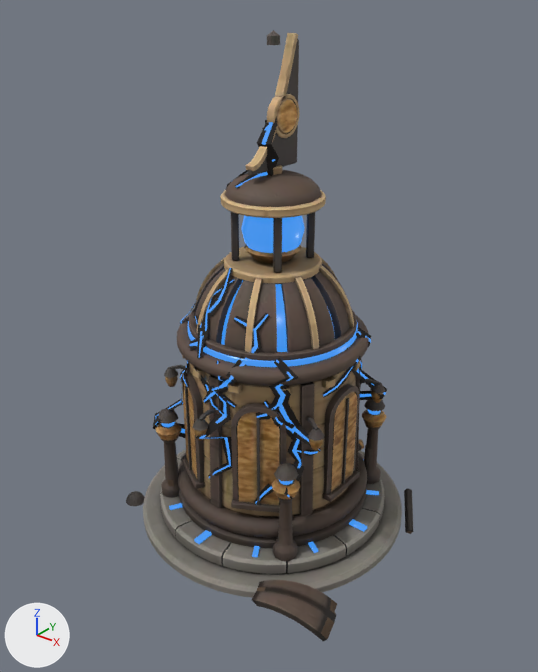
What one commit did to the glTF model games/vale/art/out/units/needle_inner_serenade.glb.
One viewpoint serves both versions: a 50 mm lens placed at (3.95, -5.0, 5.09), pointed at (0.03, -0.09, 2.05). The lights are fixed; the arrows at lower left show +X, +Y and +Z. The first picture is the older version. Where no turn or scale is listed for an object, it has been applied to the vertices. Vertices at exactly the same position are counted once.

The first picture shows 'needle_inner_serenade_base', 'needle_inner_serenade_chip1', 'needle_inner_serenade_chip2', 'needle_inner_serenade_core.001', 'needle_inner_serenade_dmg1', 'needle_inner_serenade_dmg2', 'needle_inner_serenade_glow.001', 'needle_inner_serenade_ruin', 'needle_inner_serenade_upper.001' and 1 more.
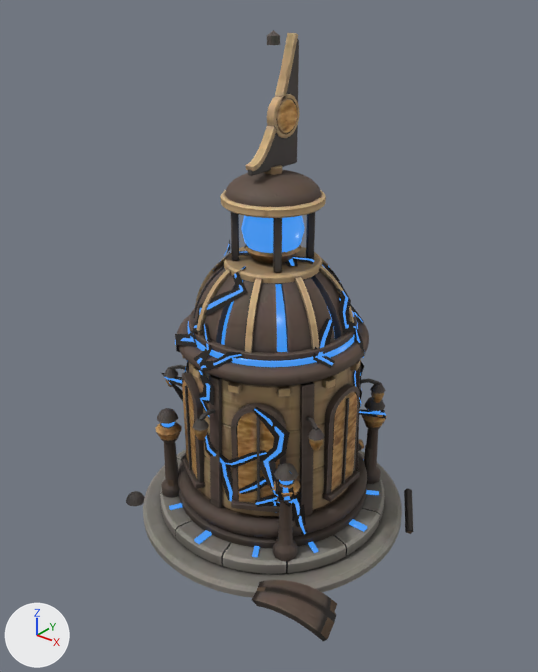
The change, as JSON lines over the scene's bpy script:
```json
{"block": "me_needle_inner_serenade_dmg1", "where": "# used by ob_needle_inner_serenade_dmg1; parent = ob_needle_inner_serenade_upper; location = (0.0342, -0.059, 1.543); scale = (1.24, 1.24, 1.24)"}
{"op": "remove", "block": "me_needle_inner_serenade_dmg1", "code": "me_needle_inner_serenade_dmg1.from_pydata(...)  # 312 vertices, 260 faces; spans x -0.65..0.65, y -0.85..0.85, z -1.0..1.0"}
{"op": "add", "block": "me_needle_inner_serenade_dmg1", "code": "me_needle_inner_serenade_dmg1.from_pydata(...)  # 316 vertices, 276 faces; spans x -0.78..0.78, y -0.65..0.65, z -1.0..1.0"}
{"block": "me_needle_inner_serenade_dmg1", "change": "me_needle_inner_serenade_dmg1 part 1: the loose piece of 20 vertices spanning x -0.32..0.07, y -0.64..-0.33, z 0.0..0.94 is rebuilt with 30 vertices and now spans x -0.53..0.15, y -0.65..-0.27, z 0.03..1.0"}
{"block": "me_needle_inner_serenade_dmg1", "change": "me_needle_inner_serenade_dmg1 part 2: the loose piece of 20 vertices spanning x -0.29..0.06, y -0.64..-0.33, z 0.01..0.94 is rebuilt with 30 vertices and now spans x -0.52..0.12, y -0.61..-0.28, z 0.05..1.0"}
{"block": "me_needle_inner_serenade_dmg1", "change": "me_needle_inner_serenade_dmg1 part 3: 22 loose pieces with 240 vertices, spanning x -0.49..0.65, y -0.85..0.85, z -1.0..1.0, are deleted"}
{"block": "me_needle_inner_serenade_dmg1", "change": "me_needle_inner_serenade_dmg1 part 4: 32 vertices removed from x -0.65..-0.37, y 0.37..0.66, z -0.26..0.45; 132 vertices added at x -0.78..-0.41, y -0.49..0.65, z -1.0..0.6"}
{"block": "me_needle_inner_serenade_dmg1", "change": "me_needle_inner_serenade_dmg1 part 5: 124 vertices added at x -0.32..0.78, y -0.28..0.53, z 0.36..1.0"}
{"block": "me_needle_inner_serenade_dmg2", "where": "# used by ob_needle_inner_serenade_dmg2; parent = ob_needle_inner_serenade_upper; location = (0.0382, -0.129, 2.377); scale = (1.71, 1.71, 1.71)"}
{"op": "remove", "block": "me_needle_inner_serenade_dmg2", "code": "me_needle_inner_serenade_dmg2.from_pydata(...)  # 260 vertices, 216 faces; spans x -0.55..0.55, y -0.43..0.43, z -1.0..1.0"}
{"op": "add", "block": "me_needle_inner_serenade_dmg2", "code": "me_needle_inner_serenade_dmg2.from_pydata(...)  # 324 vertices, 272 faces; spans x -0.61..0.61, y -0.71..0.71, z -1.0..1.0"}
{"block": "me_needle_inner_serenade_dmg2", "change": "me_needle_inner_serenade_dmg2 part 6: 20 loose pieces with 228 vertices, spanning x -0.55..0.53, y -0.43..0.38, z -1.0..1.0, are deleted"}
{"block": "me_needle_inner_serenade_dmg2", "change": "me_needle_inner_serenade_dmg2 part 7: 192 vertices added at x -0.27..0.61, y -0.71..-0.34, z -1.0..0.5"}
{"block": "me_needle_inner_serenade_dmg2", "change": "me_needle_inner_serenade_dmg2 part 8: 32 vertices removed from x 0.35..0.55, y 0.07..0.43, z -0.65..-0.16; 100 vertices added at x 0.01..0.61, y 0.14..0.71, z -0.58..0.49"}
{"block": "me_needle_inner_serenade_dmg2", "change": "other edits to the shape of me_needle_inner_serenade_dmg2 do not show in these pictures"}
{"op": "set", "path": "ob_needle_inner_serenade_dmg1.location", "old": "(0.0342, -0.059, 1.543)", "new": "(-0.0466, -0.01, 1.577)"}
{"op": "set", "path": "ob_needle_inner_serenade_dmg1.scale", "old": "(1.24, 1.24, 1.24)", "new": "(1.22, 1.22, 1.22)"}
{"op": "set", "path": "ob_needle_inner_serenade_dmg2.location", "old": "(0.0382, -0.129, 2.377)", "new": "(0.0818, -0.0119, 1.692)"}
{"op": "set", "path": "ob_needle_inner_serenade_dmg2.scale", "old": "(1.71, 1.71, 1.71)", "new": "(1.28, 1.28, 1.28)"}
```

Location of each change, [x1, y1, x2, y2] in pixels of the pictures (538 x 672 px):
```json
{"object": "needle_inner_serenade_dmg2", "change": "reshaped, moved, rescaled", "before": [153, 116, 387, 452], "after": [194, 239, 386, 535], "on screen": "18% narrower, 12% shorter"}
{"object": "needle_inner_serenade_dmg1", "change": "reshaped, moved, rescaled", "before": [189, 268, 318, 504], "after": [161, 251, 365, 401]}
{"part": 1, "of": "me_needle_inner_serenade_dmg1", "change": "rebuilt", "before": [190, 279, 235, 414], "after": [175, 266, 247, 381], "on screen": "59% wider, 15% shorter"}
{"part": 2, "of": "me_needle_inner_serenade_dmg1", "change": "rebuilt", "before": [190, 280, 234, 415], "after": [175, 267, 245, 362]}
{"part": 3, "of": "me_needle_inner_serenade_dmg1", "change": "deleted", "before": [189, 268, 318, 504]}
{"part": 4, "of": "me_needle_inner_serenade_dmg1", "change": "built on", "after": [161, 373, 183, 401], "on screen": "mostly hidden"}
{"part": 5, "of": "me_needle_inner_serenade_dmg1", "change": "added", "after": [228, 251, 365, 368]}
{"part": 6, "of": "me_needle_inner_serenade_dmg2", "change": "deleted", "before": [153, 116, 371, 452]}
{"part": 7, "of": "me_needle_inner_serenade_dmg2", "change": "added", "after": [194, 323, 308, 535]}
{"part": 8, "of": "me_needle_inner_serenade_dmg2", "change": "reshaped", "before": [347, 348, 387, 400], "after": [352, 355, 386, 423]}
```
